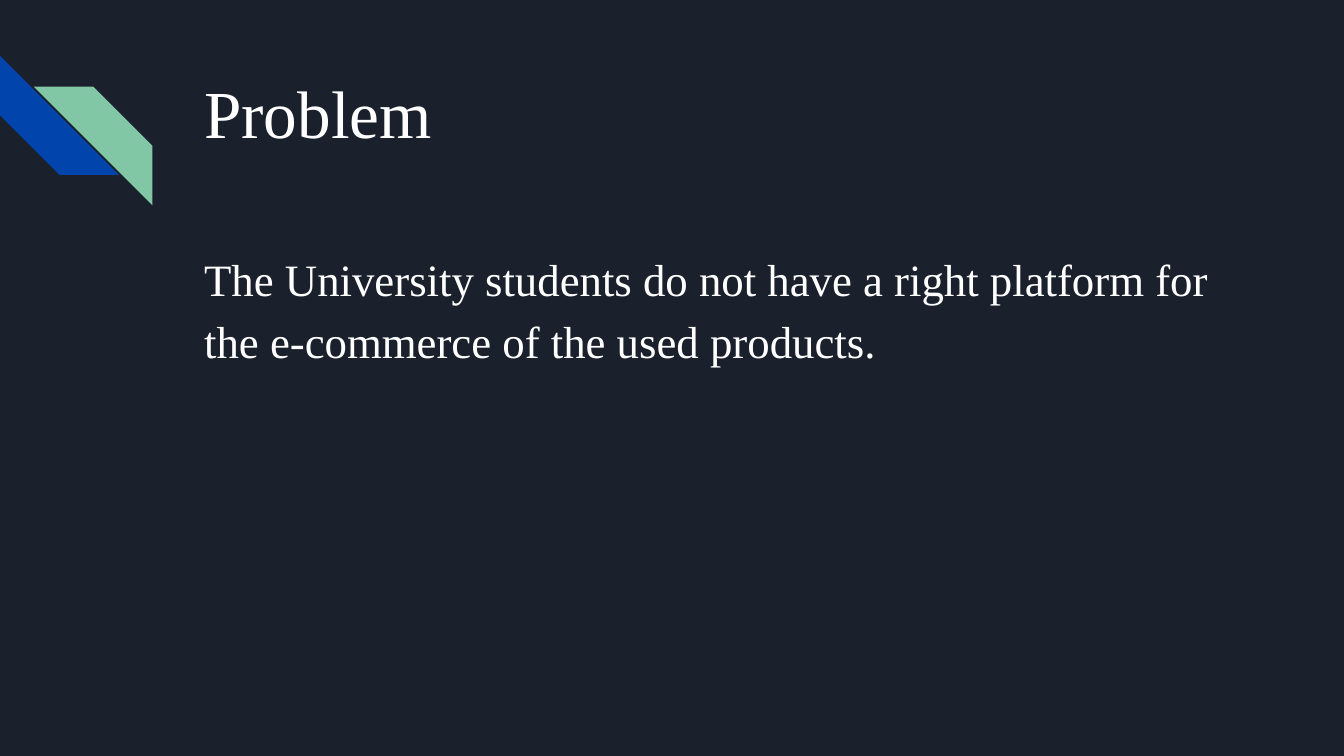
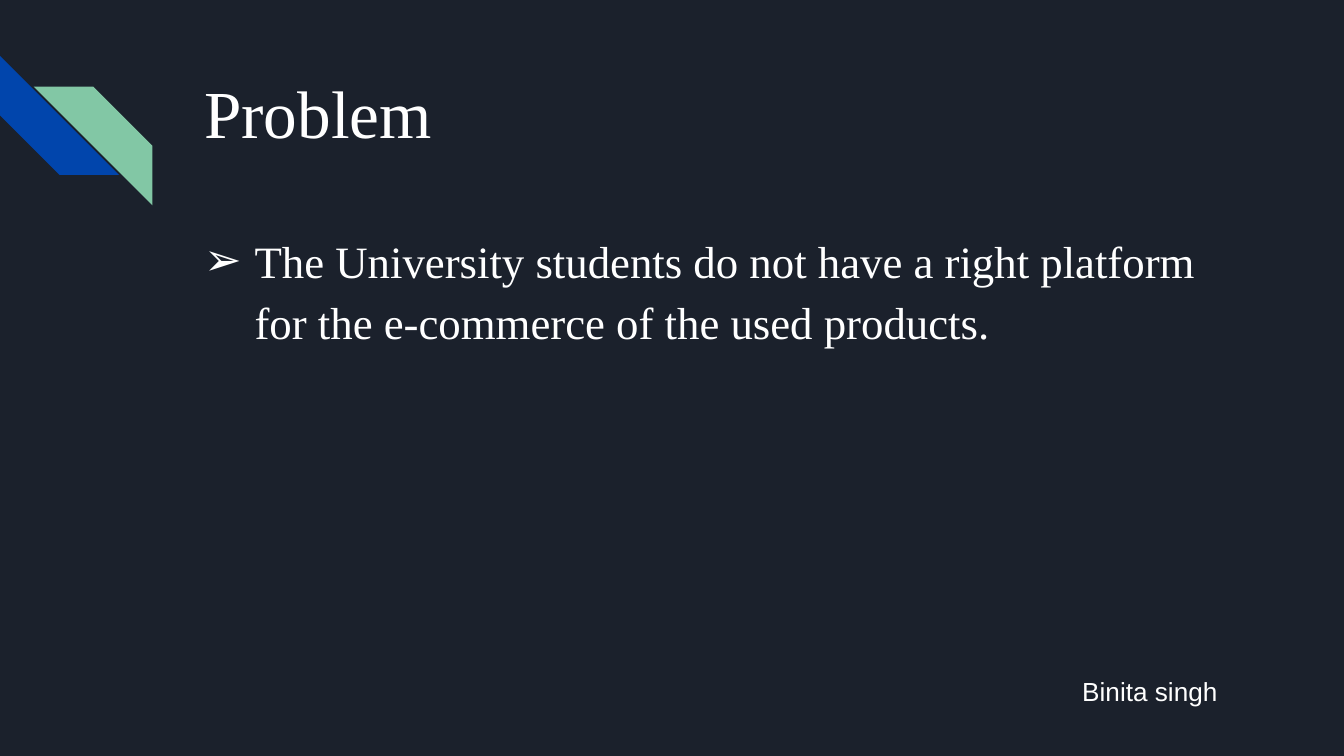
Before and after one commit to tanibi/Northwest-Market, a slide deck: slide 3 of Northwest Market.pptx. Drawn at 1344x756 pixels with LibreOffice and Linux fonts; fonts in the diff are those of the drawing. Boxes give left, top, right and bottom in pixels: in the first picture for what was removed or moved away, otherwise in the second. Text is boxed around its words. In the diff, an @@ line names an element or a change of style, - is before the commit and + after.

```diff
--- a/Northwest Market.pptx
+++ b/Northwest Market.pptx
@@ text "The University students do not ...": place and size @@
-text "The University students do not ..." at [204,264,1207,368]
+text "The University students do not ..." at [255,246,1194,349]
@@ text "The University students do not ..." at [255,246,1194,349]: bullet none to ➢ @@
@@ text added at [1082,682,1218,707], 14 pt, text #FFFFFF @@
+Binita singh
```
Also in this commit, not shown: 20 other slides changed.
